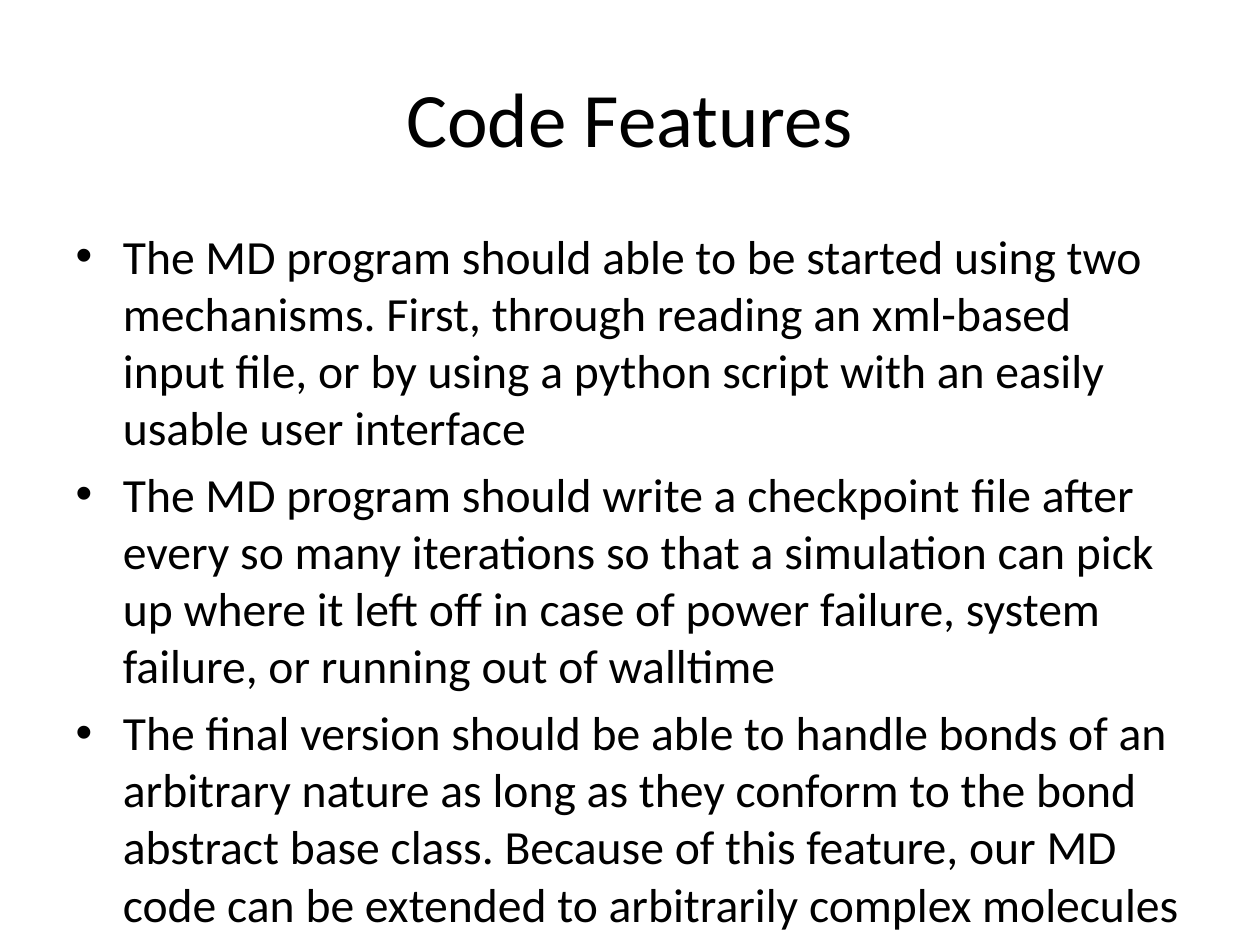
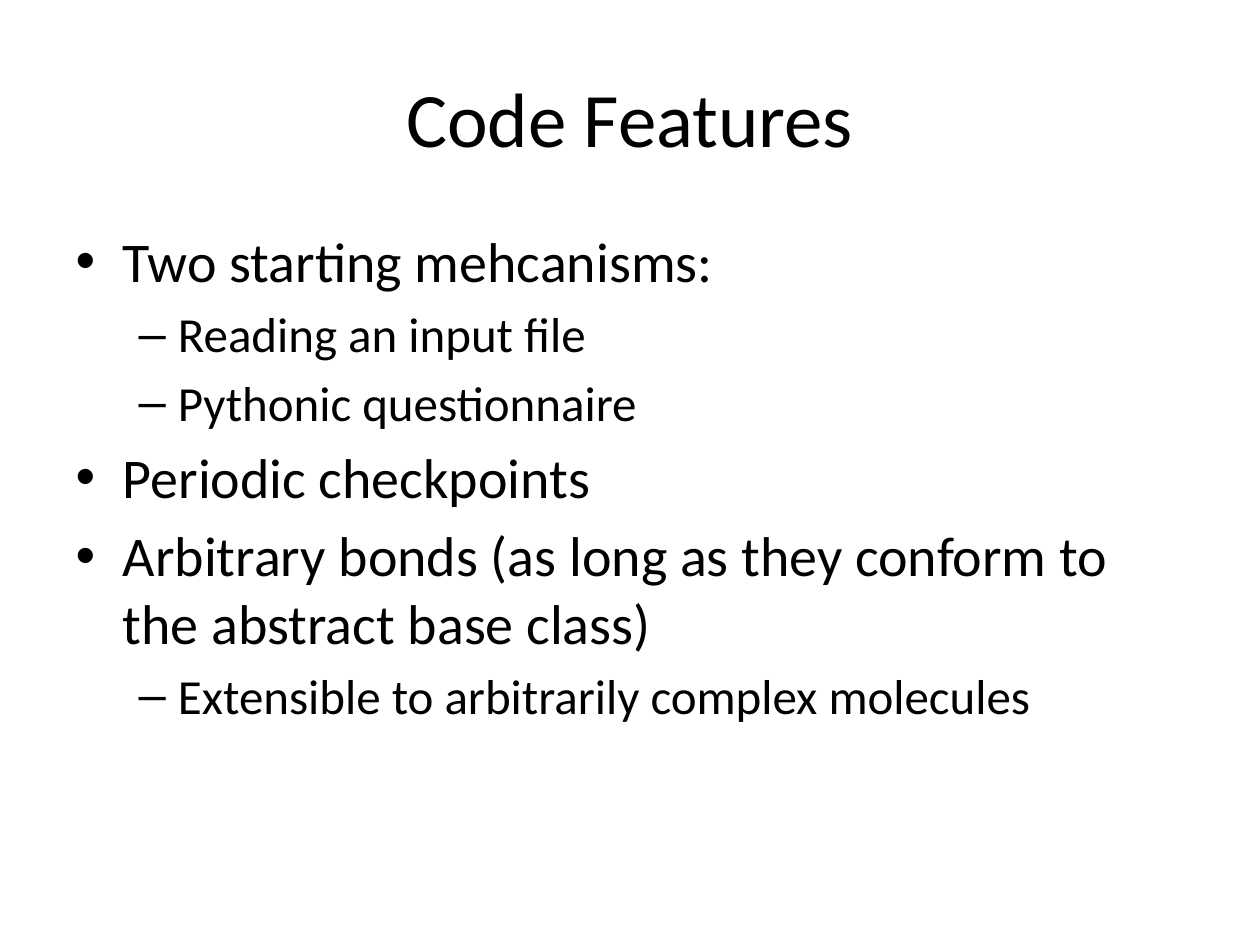
Before and after one commit to PrincetonUniversity/PrincetonCBEMDMPI, a slide deck: slide 13 of designreview/designreview.pptx (slide 16 before the commit). Drawn at 1260x945 pixels with LibreOffice and Linux fonts; fonts in the diff are those of the drawing. Boxes give left, top, right and bottom in pixels: in the first picture for what was removed or moved away, otherwise in the second. Text is boxed around its words. In the diff, an @@ line names an element or a change of style, - is before the commit and + after.

```diff
--- a/designreview/designreview.pptx
+++ b/designreview/designreview.pptx
@@ text at [123, 243, 1107, 722]: text changed; size 27.2 to 32 pt @@
-• The MD program should able to be started using two mechanisms. First, through reading an xml-based input ﬁle, or by using a python script with an easily usable user interface
-• The MD program should write a checkpoint ﬁle after every so many iterations so that a simulation can pick up where it left oﬀ in case of power failure, system failure, or running out of walltime
-• The ﬁnal version should be able to handle bonds of an arbitrary nature as long as they conform to the bond abstract base class. Because of this feature, our MD code can be extended to arbitrarily complex molecules
+• Two starting mehcanisms:
+  – Reading an input ﬁle
+  – Pythonic questionnaire
+• Periodic checkpoints
+• Arbitrary bonds (as long as they conform to the abstract base class)
+  – Extensible to arbitrarily complex molecules
```
Also in this commit, not shown: 7 other slides changed, 2 slides removed.
